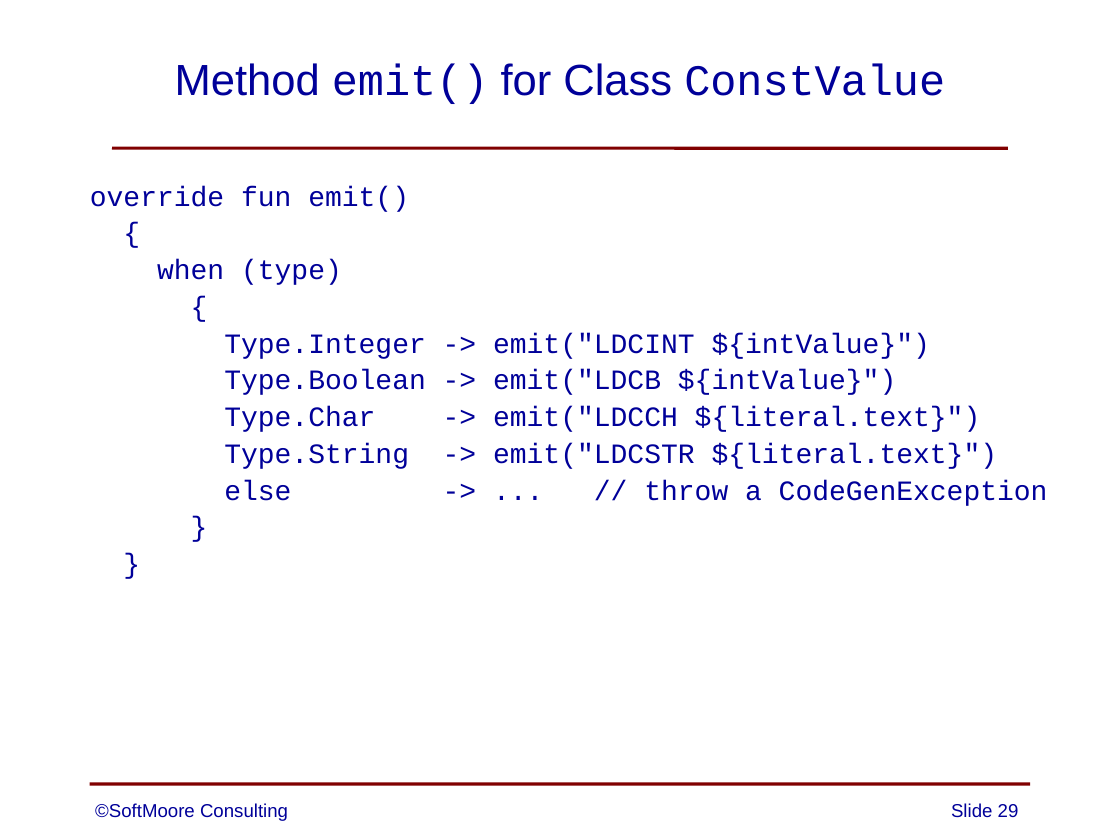
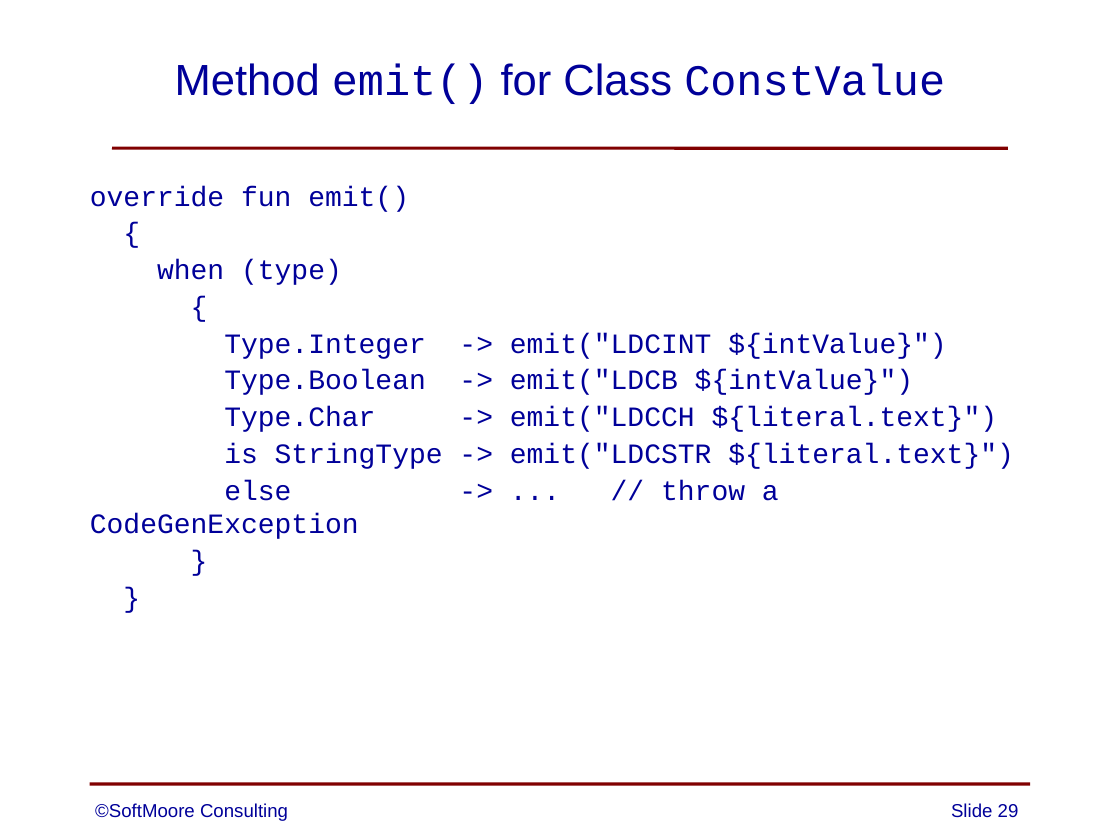
Before and after one commit to SoftMoore/CPRL-Kt-2nd, a slide deck: slide 29 of PowerPoints/11 - Code Generation.pptx. Drawn at 1120x840 pixels with LibreOffice and Linux fonts; fonts in the diff are those of the drawing. Boxes give left, top, right and bottom in pixels: in the first picture for what was removed or moved away, otherwise in the second. Text is boxed around its words. In the diff, an @@ line names an element or a change of style, - is before the commit and + after.

```diff
--- a/PowerPoints/11 - Code Generation.pptx
+++ b/PowerPoints/11 - Code Generation.pptx
@@ text at (x1=224, y1=443, x2=1014, y2=469): text changed @@
-  Type.String -> emit("LDCSTR ${literal.text}")
+  is StringType -> emit("LDCSTR ${literal.text}")
```
Also in this commit, not shown: 1 other slide changed.
